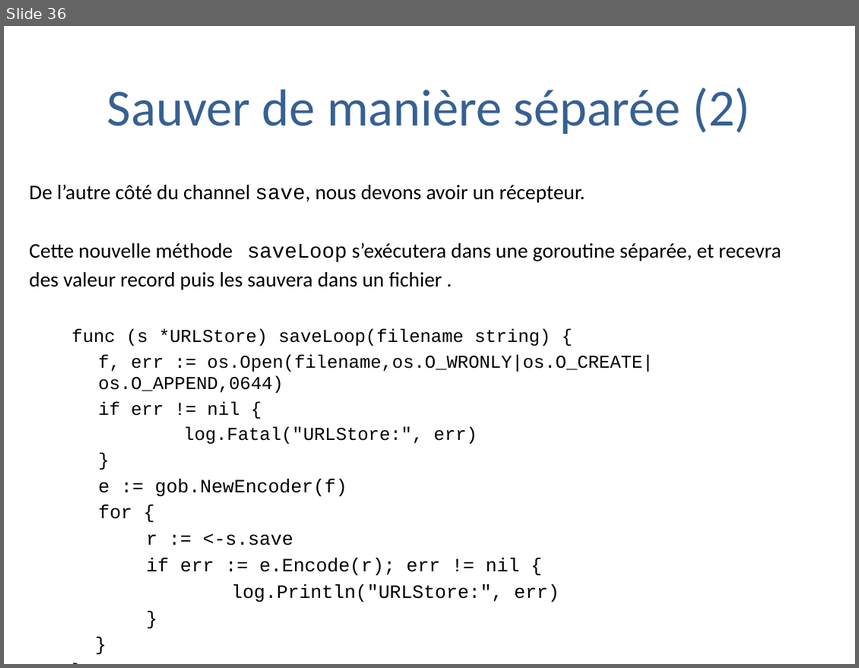
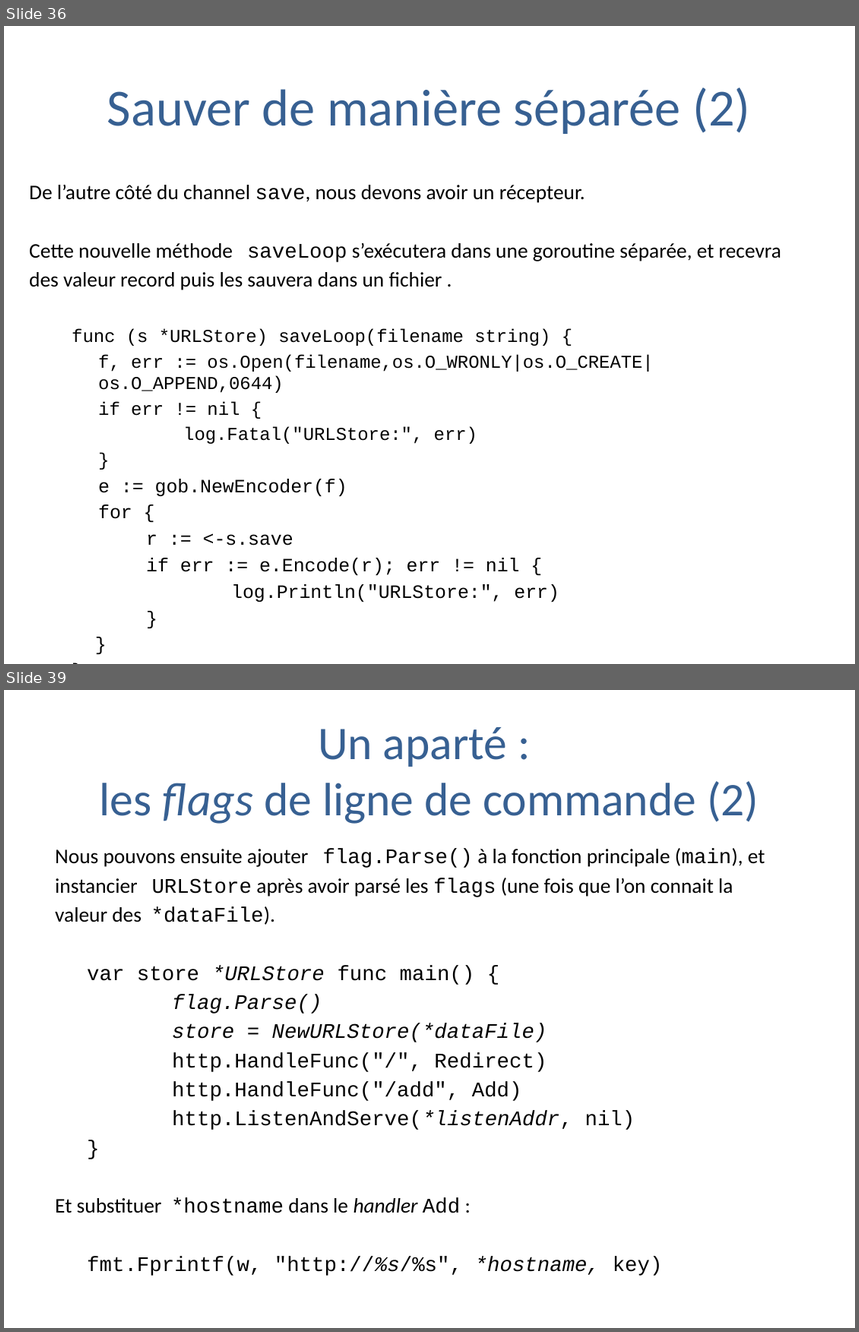
Before and after one commit to trash-anger/golang-france, a slide deck: Go-documentation/cours-general/Pratique de la programmation en go.pptx. Shown one above the other, each under a label of ours: slide 36 before the commit, slides 36 and 39 after it; the slides between them are not shown. The pictures are 859x668 and 859x1332 pixels, drawn with LibreOffice and Linux fonts; fonts in the diff are those of the drawing; background and template pictures are left out. Boxes give left, top, right and bottom in pixels: in the first picture for what was removed or moved away, otherwise in the second. Text is boxed around its words. In the diff, an @@ line names an element or a change of style, - is before the commit and + after.

```diff
--- a/Go-documentation/cours-general/Pratique de la programmation en go.pptx
+++ b/Go-documentation/cours-general/Pratique de la programmation en go.pptx
@@ slide 39 added at bbox=[4, 690, 855, 1328], background #FFFFFF @@
@@ title added at bbox=[100, 727, 759, 824], 39.6 pt, text #376092 @@
+Un aparté :
+les flags de ligne de commande (2)
@@ text added at bbox=[55, 848, 766, 1276], 17.6 pt, text #000000 @@
+Nous pouvons ensuite ajouter flag.Parse() à la fonction principale (main), et
+instancier URLStore après avoir parsé les flags (une fois que l’on connait la
+valeur des *dataFile).
+var store *URLStore func main() {
+flag.Parse()
+store = NewURLStore(*dataFile)
+http.HandleFunc("/", Redirect)
+http.HandleFunc("/add", Add)
+http.ListenAndServe(*listenAddr, nil)
+}
+Et substituer *hostname dans le handler Add :
+fmt.Fprintf(w, "http://%s/%s", *hostname, key)
```
Also in this commit, not shown: 1 slide changed, 20 other slides added, 1 other file.
